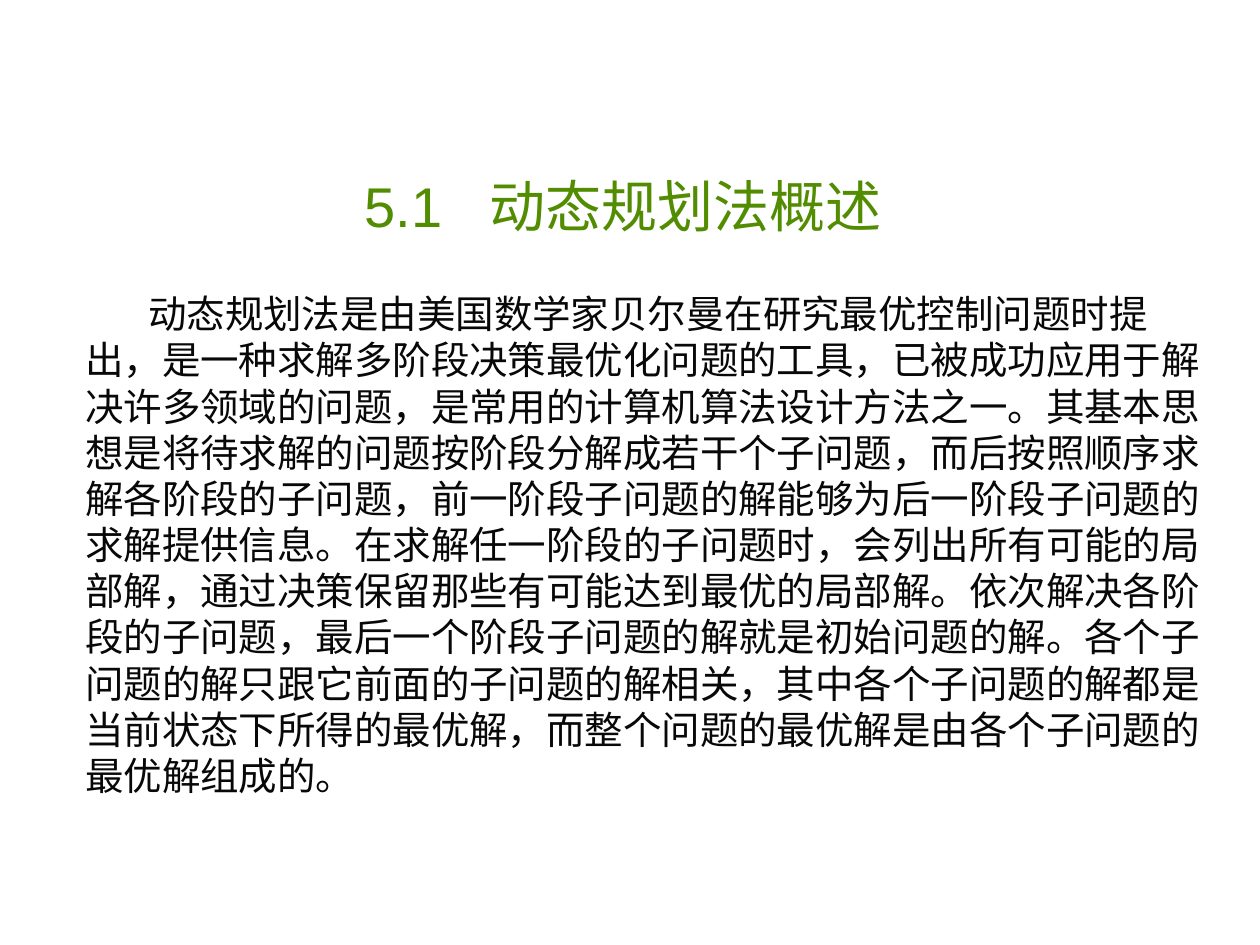
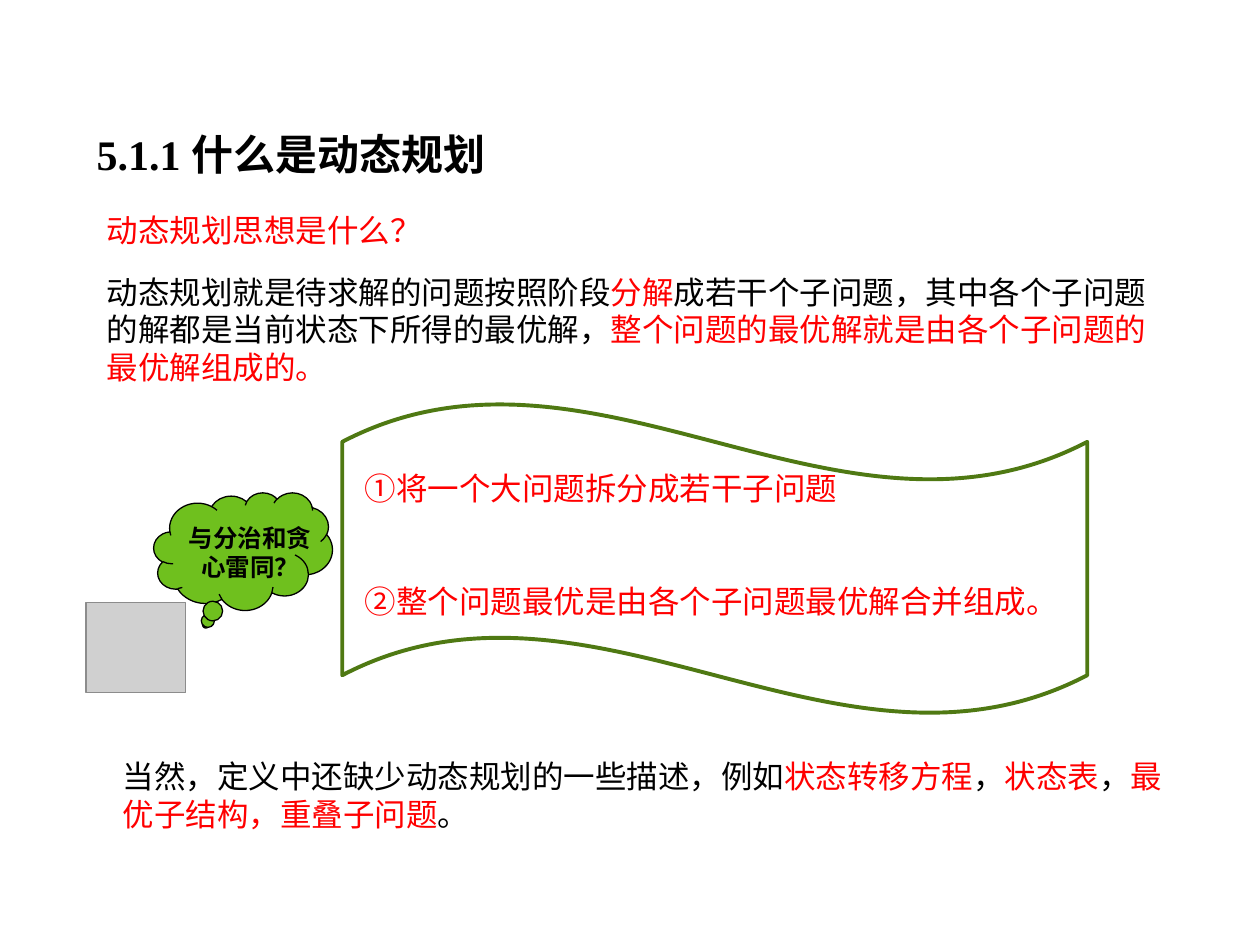
Before and after one commit to liutongling/DP, a slide deck: slide 7 of file/第5章 动态规划法.pptx (slide 3 before the commit). Drawn at 1260x945 pixels with LibreOffice and Linux fonts; fonts in the diff are those of the drawing; grey boxes stand for pictures; background and template pictures are left out. Boxes give left, top, right and bottom in pixels: in the first picture for what was removed or moved away, otherwise in the second. Text is boxed around its words. In the diff, an @@ line names an element or a change of style, - is before the commit and + after.

Commit message:
第五章内容动态规划

```diff
--- a/file/第5章 动态规划法.pptx
+++ b/file/第5章 动态规划法.pptx
@@ text at (x1=97, y1=134, x2=485, y2=174): text changed; size 32 to 24 pt; font Arial to Times New Roman; text colour none to #000000; bold on @@
-5.1 动态规划法概述
+5.1.1 什么是动态规划
@@ text added at (x1=107, y1=215, x2=422, y2=245), 18 pt, text #FF0000 @@
+动态规划思想是什么？
@@ text removed at (x1=85, y1=295, x2=1200, y2=793) @@
-动态规划法是由美国数学家贝尔曼在研究最优控制问题时提出，是一种求解多阶段决策最优化问题的工具，已被成功应用于解决许多领域的问题，是常用的计算机算法设计方法之一。其基本思想是将待求解的问题按阶段分解成若干个子问题，而后按照顺序求解各阶段的子问题，前一阶段子问题的解能够为后一阶段子问题的求解提供信息。在求解任一阶段的子问题时，会列出所有可能的局部解，通过决策保留那些有可能达到最优的局部解。依次解决各阶段的子问题，最后一个阶段子问题的解就是初始问题的解。各个子问题的解只跟它前面的子问题的解相关，其中各个子问题的解都是当前状态下所得的最优解，而整个问题的最优解是由各个子问题的最优解组成的。
@@ text added at (x1=107, y1=277, x2=1147, y2=382), 18 pt, text #000000 @@
+动态规划就是待求解的问题按照阶段分解成若干个子问题，其中各个子问题的解都是当前状态下所得的最优解，整个问题的最优解就是由各个子问题的最优解组成的。
@@ wave added at (x1=343, y1=403, x2=1087, y2=714), outline #4F7913 2.25 pt @@
@@ text added at (x1=365, y1=468, x2=1058, y2=616), 18 pt, text #FF0000 @@
+①将一个大问题拆分成若干子问题
+②整个问题最优是由各个子问题最优解合并组成。
@@ thought cloud added at (x1=154, y1=493, x2=333, y2=610), fill #6FC01E, outline #000000 0.75 pt @@
@@ text added at (x1=189, y1=526, x2=312, y2=578), 14 pt, text #000000, bold @@
+与分治和贪心雷同？
@@ picture added at (x1=86, y1=602, x2=185, y2=693) @@
@@ text added at (x1=123, y1=761, x2=1163, y2=829), 18 pt, text #000000 @@
+当然，定义中还缺少动态规划的一些描述，例如状态转移方程，状态表，最优子结构，重叠子问题。
```
Also in this commit, not shown: 1 other slide changed, 9 slides added, 3 other files.
